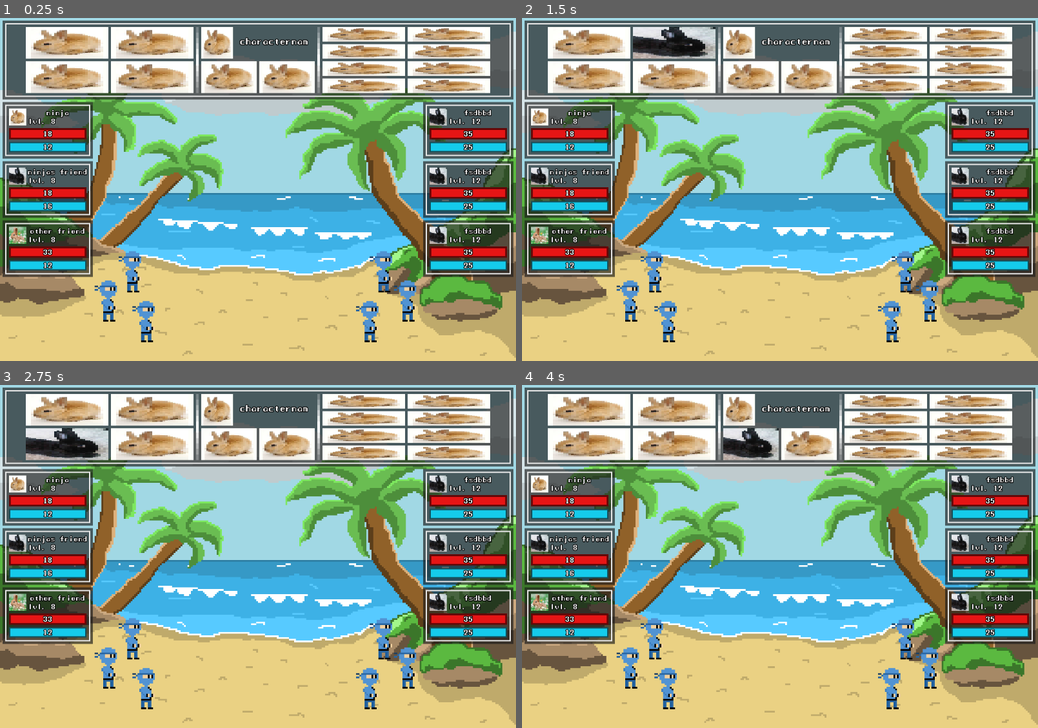
Above: before the commit, frames 1-4 (two rows, left to right).
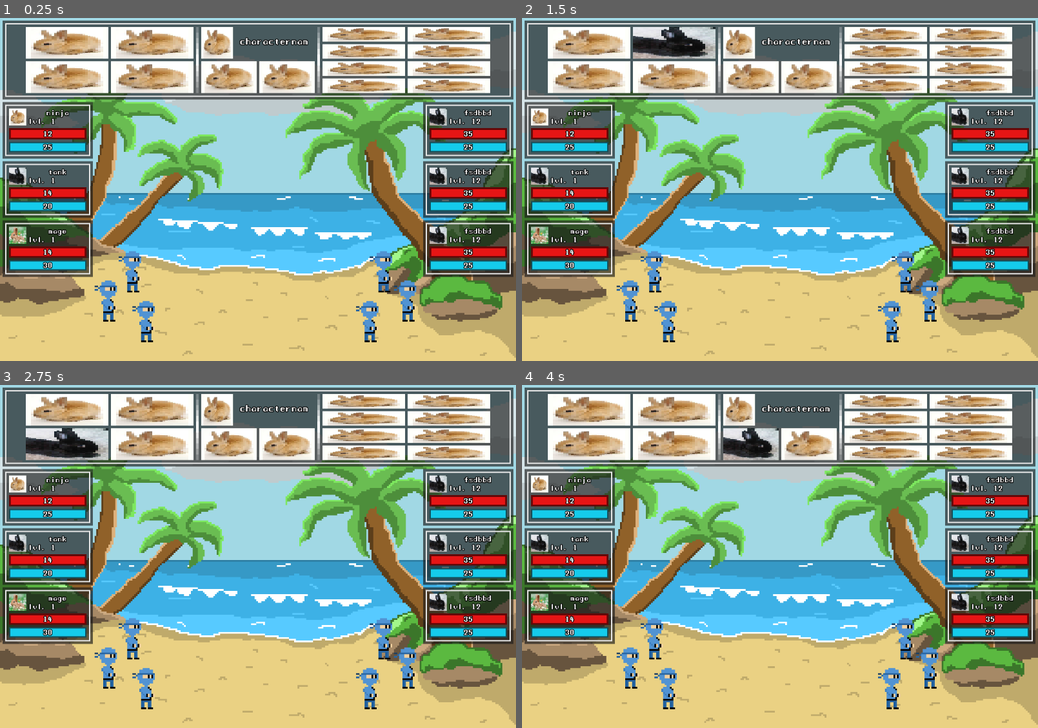
Above: after the commit, the same moments.

Repository: qwerty4u6/group-game
Game: Godot game, scene res://scenes/main.tscn
Two runs of this game, one before a commit and one after it. Both use one fixed random seed, a clock stepped at 60 frames per second and the inputs below.
Inputs (mouse positions are in pixels of both pictures, inside the frame that each line leads up to):
- Up to frame 1 (0.25 s): no input
- Up to frame 2 (1.5 s): click (589, 42) at 0.52 s; click (676, 42) at 1.27 s
- Up to frame 3 (2.75 s): click (67, 443) at 2.02 s
- Up to frame 4 (4 s): click (676, 443) at 2.77 s; click (749, 443) at 3.5 s

The runs differ from the first frame. In frame 1, 0.4% of the frame differs, in the area x 5-17%, y 29-74%; in frame 2, 0.4%; in frame 3, 0.4%; in frame 4, 0.4%.

Commit message:
drafted skill system & xp curves, added ninja art

Diff:
--- a/resources/base_enemy.gd
+++ b/resources/base_enemy.gd
@@ -2,7 +2,8 @@
 
 @export var name: String = "Enemy"
 @export var texture: Texture = null
-@export var level: int = 10
+
+@export var level: int = 1
 @export var max_hp: int = 25
 @export var hp: int = 25
 @export var max_mana: int = 25
--- a/resources/base_player.gd
+++ b/resources/base_player.gd
@@ -2,8 +2,42 @@
 
 @export var name: String = "Player"
 @export var texture: Texture = null
-@export var level: int = 10
-@export var max_hp: int = 15
-@export var hp: int = 15
+
+@export var level: int = 1
+@export var xp_until_next: float = 5.0
+@export var max_hp: int = 12
+@export var hp: int = 12
 @export var max_mana: int = 25
 @export var mana: int = 25
+@export var damage: int = 3
+
+@export var base_hp: int = 12
+@export var base_mana: int = 25
+@export var level_curve: Dictionary = { # a(x - 1)^2 + b = xp required for next level
+	"a": 2.6,
+	"b": 5
+}
+
+@export var skills: Array = [
+	{
+		"name": "Throwing Stars",
+		"unlocked_at": 1,
+		"target": "enemy",
+		"applies": ["damage", 0, 1]   #  strength, amt of attacks
+	}, {
+		"name": "Attack 2",
+		"unlocked_at": 3,
+		"target": "self",
+		"applies": ["heal", 0, 1]
+	}, {
+		"name": "Blah bla",
+		"unlocked_at": 7,
+		"target": "ally",
+		"applies": ["status", "strength", 1]
+	}, {
+		"name": "dgddf",
+		"unlocked_at": 12,
+		"target": "enemy",
+		"applies": ["splash", -1, 1]
+	}
+]
--- a/resources/player characters/ninja.tres
+++ b/resources/player characters/ninja.tres
@@ -7,8 +7,29 @@
 script = ExtResource("1_oqi5b")
 name = "ninja"
 texture = ExtResource("2_vv4sw")
-level = 8
-max_hp = 18
-hp = 18
-max_mana = 12
-mana = 12
+level = 1
+xp_until_next = 5.0
+max_hp = 12
+hp = 12
+max_mana = 25
+mana = 25
+damage = 3
+base_hp = 12
+base_mana = 25
+level_curve = {
+"a": 2.6,
+"b": 5
+}
+skills = [{
+"name": "Throwing Stars",
+"unlocked_at": 1
+}, {
+"name": "Attack 2",
+"unlocked_at": 3
+}, {
+"name": "Blah bla",
+"unlocked_at": 7
+}, {
+"name": "dgddf",
+"unlocked_at": 12
+}]
--- a/resources/player characters/ninja2.tres
+++ b/resources/player characters/ninja2.tres
@@ -1,14 +1,21 @@
 [gd_resource type="Resource" load_steps=3 format=3 uid="uid://ue2y8g8e2hk0"]
 
 [ext_resource type="Script" path="res://resources/base_player.gd" id="1_y8am8"]
-[ext_resource type="Texture2D" uid="uid://d2q2kehi0vemb" path="res://assets/sprites/placeholder 2.png" id="2_g5072"]
+[ext_resource type="Texture2D" uid="uid://bdy44wh6xar84" path="res://assets/sprites/placeholder 2.png" id="2_g5072"]
 
 [resource]
 script = ExtResource("1_y8am8")
-name = "ninjas friend"
+name = "tank"
 texture = ExtResource("2_g5072")
-level = 8
-max_hp = 18
-hp = 18
-max_mana = 16
-mana = 16
+level = 1
+xp_until_next = 5.0
+max_hp = 14
+hp = 14
+max_mana = 20
+mana = 20
+base_hp = 14
+base_mana = 20
+level_curve = {
+"a": 2.6,
+"b": 5
+}
--- a/resources/player characters/ninja3.tres
+++ b/resources/player characters/ninja3.tres
@@ -1,14 +1,21 @@
 [gd_resource type="Resource" load_steps=3 format=3 uid="uid://cu0i25htpip2x"]
 
 [ext_resource type="Script" path="res://resources/base_player.gd" id="1_fx0q6"]
-[ext_resource type="Texture2D" uid="uid://loyklney77i2" path="res://assets/sprites/placeholder 3.png" id="2_3st47"]
+[ext_resource type="Texture2D" uid="uid://vf0notos07xy" path="res://assets/sprites/placeholder 3.png" id="2_3st47"]
 
 [resource]
 script = ExtResource("1_fx0q6")
-name = "other friend"
+name = "mage"
 texture = ExtResource("2_3st47")
-level = 8
-max_hp = 33
-hp = 33
-max_mana = 12
-mana = 12
+level = 1
+xp_until_next = 5.0
+max_hp = 14
+hp = 14
+max_mana = 30
+mana = 30
+base_hp = 14
+base_mana = 30
+level_curve = {
+"a": 2.6,
+"b": 5
+}
Binary file added: assets/sprites/ninja2 idle.png
Not shown, added: assets/sprites/ninja2 idle.png.import
